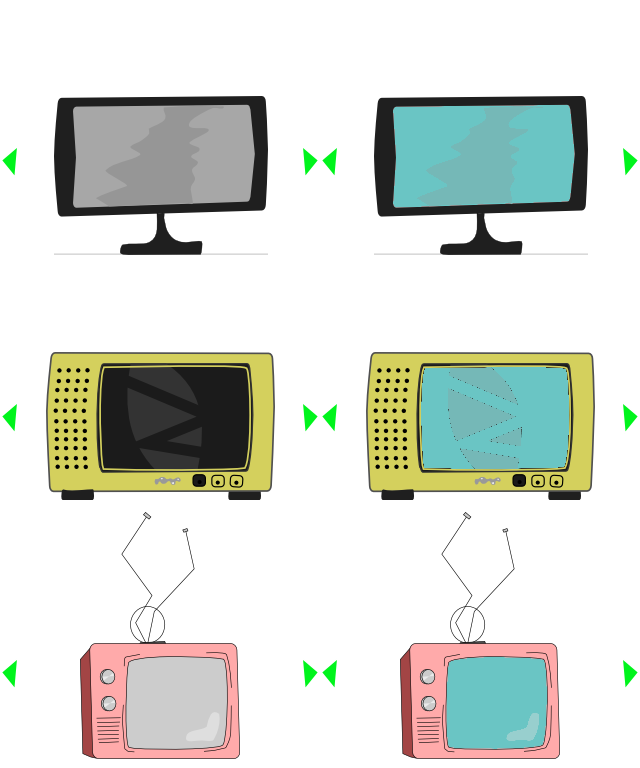
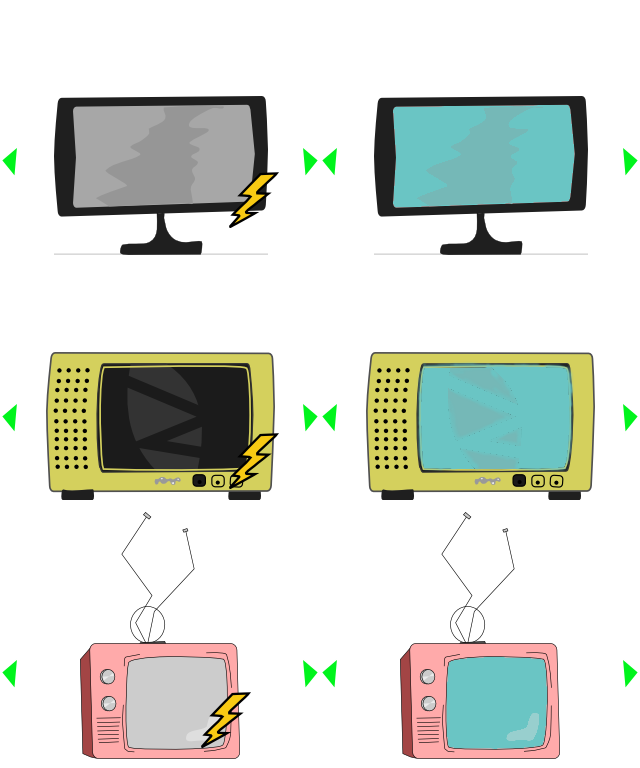
Layer changes from the first (640, 768) image to the second:
painted on "Background" over [201,172,574,748]
